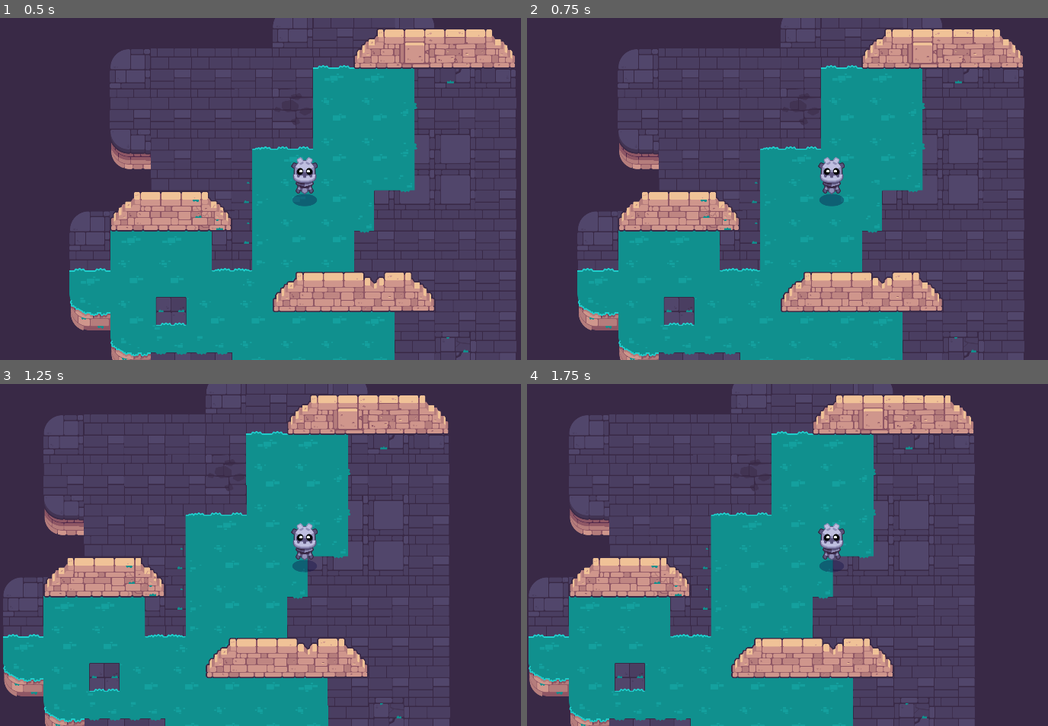
Above: before the commit, frames 1-4 (two rows, left to right).
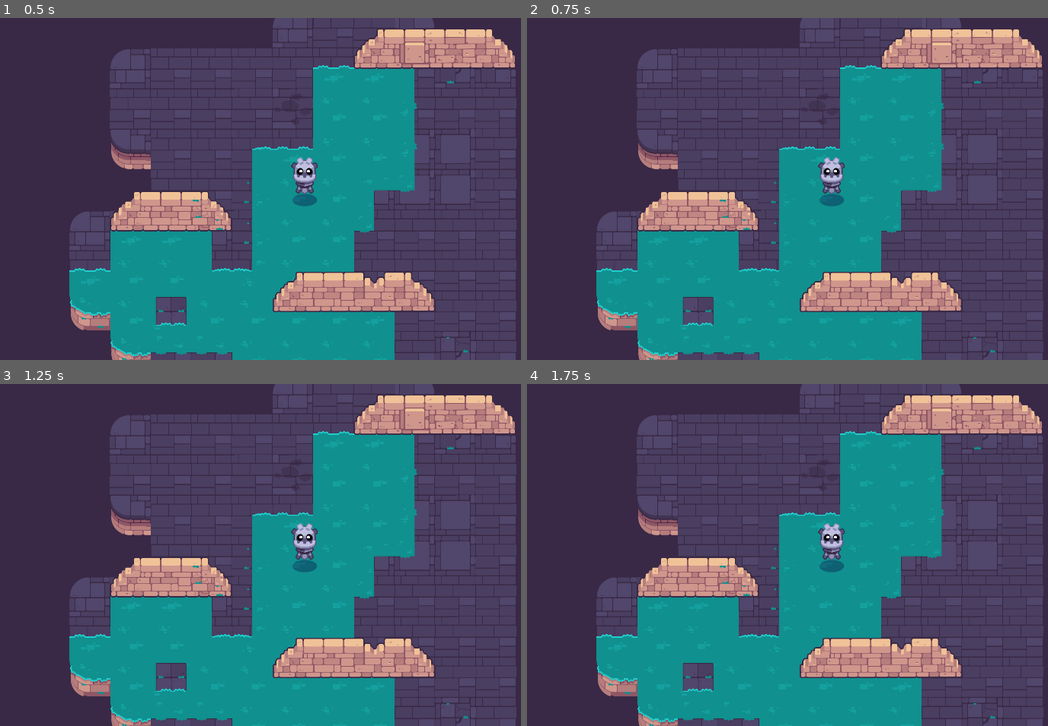
Above: after the commit, the same moments.

Repository: monkeytickler812/Path-of-Sorcerers
Game: Godot game, scene res://test_room.tscn
The game is run twice, just before and just after one commit, with the same random seed, the same clock (stepped at 60 frames per second) and the same inputs. The project has no main scene, so this scene is started directly.
Inputs (mouse positions are in pixels of both pictures, inside the frame that each line leads up to):
- Up to frame 1 (0.5 s): no input
- Up to frame 2 (0.75 s): tap Enter (ui_accept) at 0.5, 0.6 s; move the mouse to (964, 171) at 0.52 s; hold Right (ui_right) from 0.53 s (still down); click (964, 171) at 0.67 s
- Up to frame 3 (1.25 s): keep holding Right (ui_right); tap Enter (ui_accept) at 0.77, 1.07 s
- Up to frame 4 (1.75 s): release Right (ui_right) at 1.25 s; drag from (709, 572) to (803, 623) at 1.27 s

Frame 1 is identical in both runs. In frame 2, 21% of the frame differs, in the area x 9-100%, y 0-100%; in frame 3, 51%; in frame 4, 52%, in the area x 0-100%, y 0-100%.
Error before the commit: Invalid assignment of property or key 'texture' with value of type 'CompressedTexture2D' on a base object of type 'null instance'. (res://player/player.gd:38)

Commit message:
fixed L4 movement

Diff:
--- a/M10.twin_stick_workbook/player/player.gd
+++ b/M10.twin_stick_workbook/player/player.gd
@@ -1,51 +1,37 @@
-extends CharacterBody2D
+class_name Player extends CharacterBody2D
 
-const GODOT_BOTTOM = preload("res://player/godot_bottom.png")
-const GODOT_BOTTOM_RIGHT = preload("res://player/godot_bottom_right.png")
-const GODOT_RIGHT = preload("res://player/godot_right.png")
-const GODOT_UP = preload("res://player/godot_up.png")
-const GODOT_UP_RIGHT = preload("res://player/godot_up_right.png")
+@export var speed := 460.0
+@export var drag_factor := 10.0
+
+const SPRITE_RIGHT := preload("res://player/godot_right.png")
+const SPRITE_DOWN := preload("res://player/godot_bottom.png")
+const SPRITE_UP := preload("res://player/godot_up.png")
+const SPRITE_DOWN_RIGHT := preload("res://player/godot_bottom_right.png")
+const SPRITE_UP_RIGHT := preload("res://player/godot_up_right.png")
 const UP_RIGHT = Vector2.UP + Vector2.RIGHT
 const UP_LEFT = Vector2.UP + Vector2.LEFT
 const DOWN_RIGHT = Vector2.DOWN + Vector2.RIGHT
 const DOWN_LEFT = Vector2.DOWN + Vector2.LEFT
 
-@export var SPEED = 300.0
-@export var acceleration := 1200.0
-@export var deceleration := 1080.0
-const JUMP_VELOCITY = -400.0
-
 @onready var _skin: Sprite2D = %Skin
 
-func _physics_process(delta):
-	# Add the gravity.
-	if not is_on_floor():
-		velocity += get_gravity() * delta
-
-	# Handle jump.
-	if Input.is_action_just_pressed("ui_accept") and is_on_floor():
-		velocity.y = JUMP_VELOCITY
-
-	# Get the input direction and handle the movement/deceleration.
-	# As good practice, you should replace UI actions with custom gameplay actions.
-	var direction := Input.get_vector("ui_left", "ui_right", "ui_up", "ui_down")
-	velocity = direction * SPEED
-	move_and_slide()
-
-	var direction_discrete := direction.sign()
+func _physics_process(delta: float) -> void:
+	var move_direction := Input.get_vector("left", "right", "up", "down")
+	var desired_velocity := speed * move_direction
+	var steering := desired_velocity - velocity
+	velocity += steering * drag_factor * delta
+	var direction_discrete := move_direction.sign()
 	match direction_discrete:
 		Vector2.RIGHT, Vector2.LEFT:
-			_skin.texture = GODOT_BOTTOM
+			_skin.texture = SPRITE_RIGHT
 		Vector2.UP:
-			_skin.texture = GODOT_BOTTOM_RIGHT
+			_skin.texture = SPRITE_UP
 		Vector2.DOWN:
-			_skin.texture = GODOT_RIGHT
+			_skin.texture = SPRITE_DOWN
 		UP_RIGHT, UP_LEFT:
-			_skin.texture = GODOT_UP
+			_skin.texture = SPRITE_UP_RIGHT
 		DOWN_RIGHT, DOWN_LEFT:
-			_skin.texture = GODOT_UP_RIGHT
-
+			_skin.texture = SPRITE_DOWN_RIGHT
 	if direction_discrete.length() > 0:
-		_skin.flip_h = direction.x < 0.0
-
+		_skin.flip_h = direction_discrete.x < 0.0
 	move_and_slide()
--- a/M10.twin_stick_workbook/player/player.tscn
+++ b/M10.twin_stick_workbook/player/player.tscn
@@ -12,6 +12,7 @@
 script = ExtResource("1_6bx1v")
 
 [node name="Skin" type="Sprite2D" parent="."]
+unique_name_in_owner = true
 position = Vector2(0, -42)
 texture = ExtResource("2_hupws")
 
--- a/M10.twin_stick_workbook/project.godot
+++ b/M10.twin_stick_workbook/project.godot
@@ -71,6 +71,26 @@
 , Object(InputEventKey,"resource_local_to_scene":false,"resource_name":"","device":0,"window_id":0,"alt_pressed":false,"shift_pressed":false,"ctrl_pressed":false,"meta_pressed":false,"pressed":false,"keycode":83,"physical_keycode":0,"key_label":0,"unicode":0,"location":0,"echo":false,"script":null)
 ]
 }
+up={
+"deadzone": 0.5,
+"events": [Object(InputEventKey,"resource_local_to_scene":false,"resource_name":"","device":-1,"window_id":0,"alt_pressed":false,"shift_pressed":false,"ctrl_pressed":false,"meta_pressed":false,"pressed":false,"keycode":0,"physical_keycode":87,"key_label":0,"unicode":119,"location":0,"echo":false,"script":null)
+]
+}
+down={
+"deadzone": 0.5,
+"events": [Object(InputEventKey,"resource_local_to_scene":false,"resource_name":"","device":-1,"window_id":0,"alt_pressed":false,"shift_pressed":false,"ctrl_pressed":false,"meta_pressed":false,"pressed":false,"keycode":0,"physical_keycode":83,"key_label":0,"unicode":115,"location":0,"echo":false,"script":null)
+]
+}
+left={
+"deadzone": 0.5,
+"events": [Object(InputEventKey,"resource_local_to_scene":false,"resource_name":"","device":-1,"window_id":0,"alt_pressed":false,"shift_pressed":false,"ctrl_pressed":false,"meta_pressed":false,"pressed":false,"keycode":0,"physical_keycode":65,"key_label":0,"unicode":97,"location":0,"echo":false,"script":null)
+]
+}
+right={
+"deadzone": 0.5,
+"events": [Object(InputEventKey,"resource_local_to_scene":false,"resource_name":"","device":-1,"window_id":0,"alt_pressed":false,"shift_pressed":false,"ctrl_pressed":false,"meta_pressed":false,"pressed":false,"keycode":0,"physical_keycode":68,"key_label":0,"unicode":100,"location":0,"echo":false,"script":null)
+]
+}
 
 [layer_names]
 
